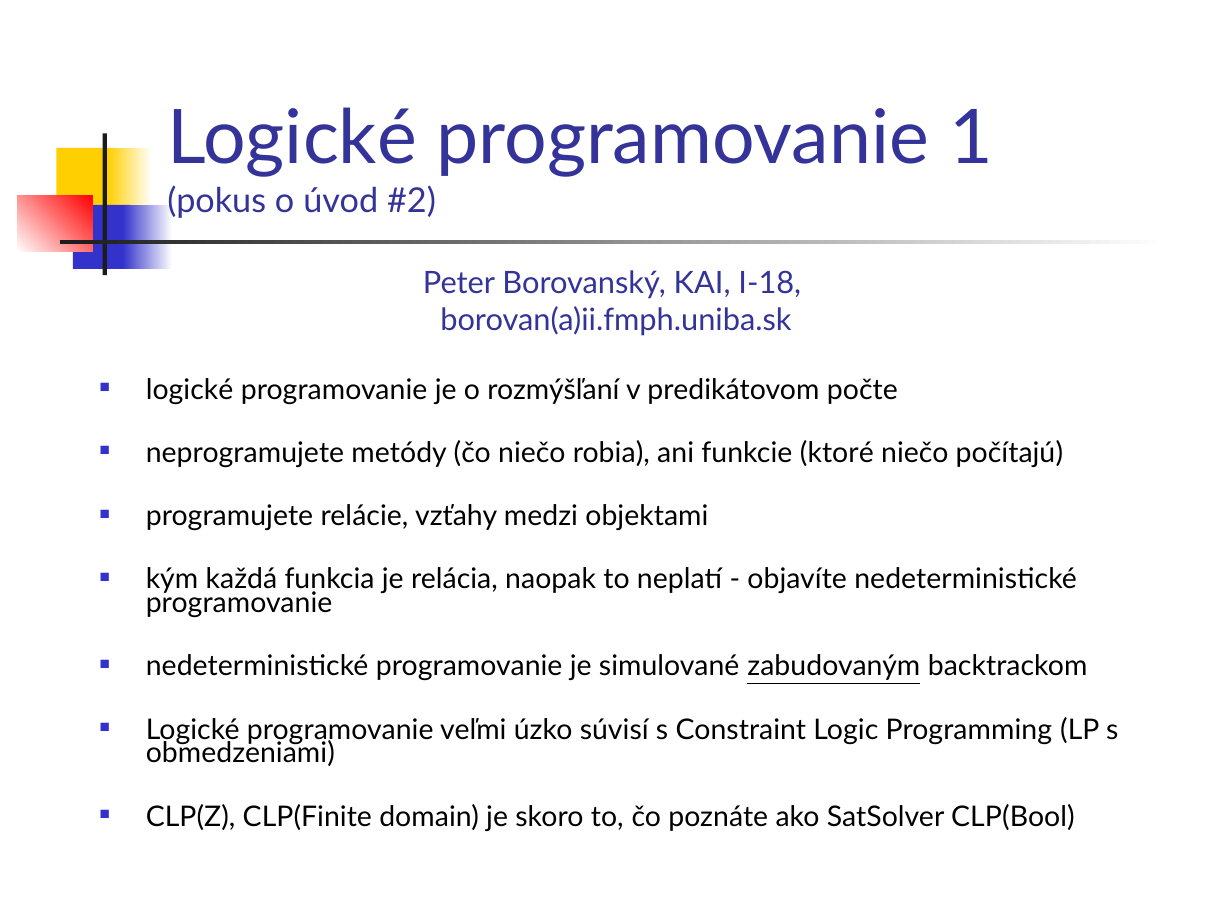
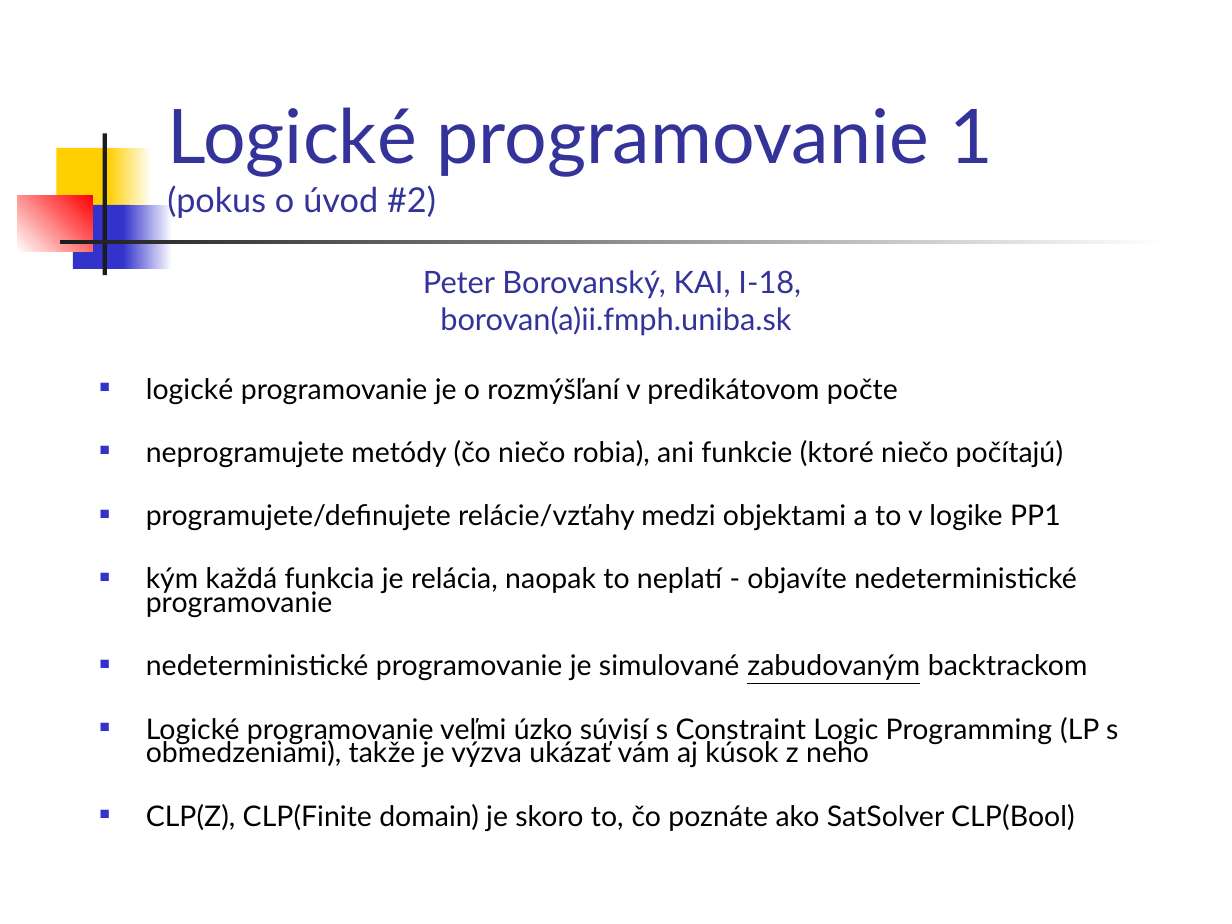
Before and after one commit to paradigmy/Prednasky, a slide deck: slide 2 of 10/logicke1.ppt. Drawn at 1232x924 pixels with LibreOffice and Linux fonts; fonts in the diff are those of the drawing. Boxes give left, top, right and bottom in pixels: in the first picture for what was removed or moved away, otherwise in the second. Text is boxed around its words. In the diff, an @@ line names an element or a change of style, - is before the commit and + after.

```diff
--- a/10/logicke1.ppt
+++ b/10/logicke1.ppt
@@ text at (x1=146, y1=504, x2=1061, y2=530): text changed @@
-■ programujete relácie, vzťahy medzi objektami
+■ programujete/definujete relácie/vzťahy medzi objektami a to v logike PP1
@@ text at (x1=146, y1=717, x2=1118, y2=767): text changed @@
-■ Logické programovanie veľmi úzko súvisí s Constraint Logic Programming (LP s obmedzeniami)
+■ Logické programovanie veľmi úzko súvisí s Constraint Logic Programming (LP s obmedzeniami), takže je výzva ukázať vám aj kúsok z neho
```
Also in this commit, not shown: 6 other slides changed, 1 slide added, 3 other files.
